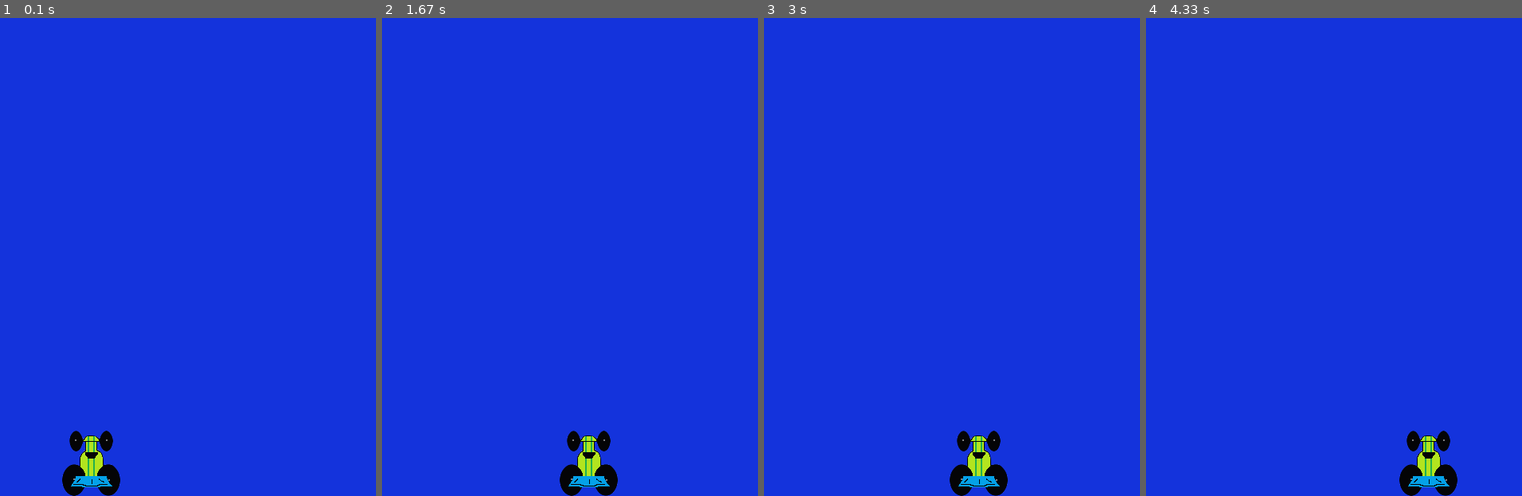
Above: before the commit, frames 1-4 (left to right).
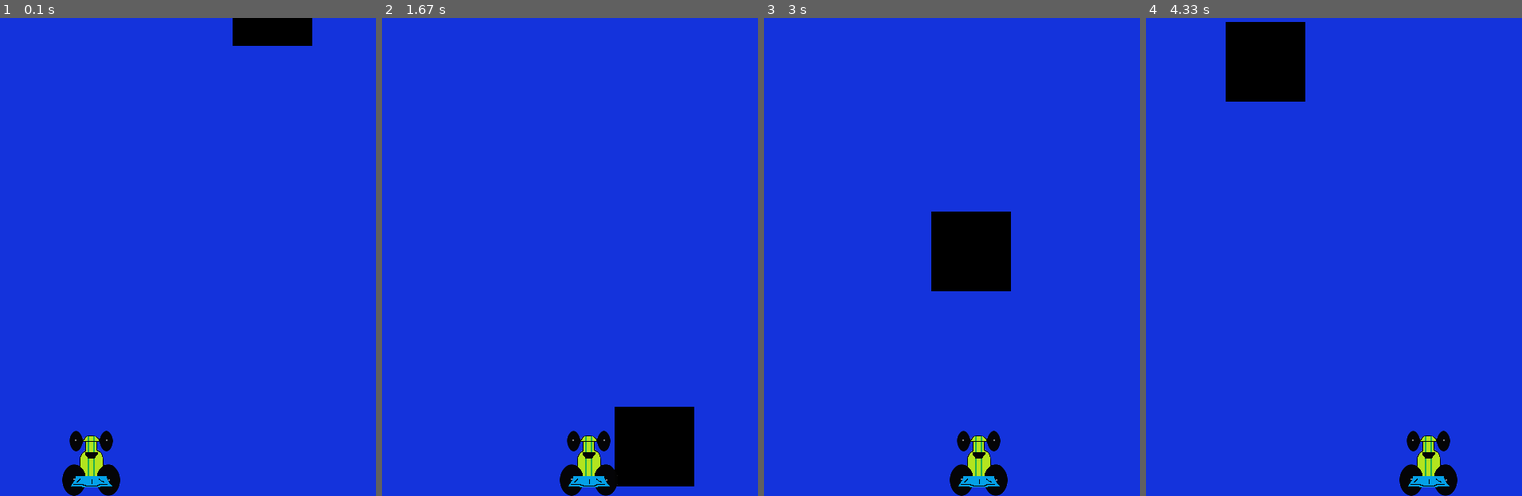
Above: after the commit, the same moments.

Repository: IsmaBH/Python-Pruebas
Game: pygame game, started from Pygame-Course/Coches.py
Two runs of this game, one before a commit and one after it. Both use one fixed random seed, a clock stepped at 60 frames per second and the inputs below.
Inputs:
- Up to frame 1 (0.1 s): no input
- Up to frame 2 (1.67 s): hold Right 0.33-0.8 s; hold Right 0.83-1.3 s; hold Left from 1.33 s (still down)
- Up to frame 3 (3 s): release Left at 1.87 s; hold Left 1.9-2.3 s; hold Right 2.33-2.97 s
- Up to frame 4 (4.33 s): hold Left 3-3.47 s; hold Right 3.5-3.97 s; hold Right from 4 s (still down)

The runs differ from the first frame. In frame 1, 1.2% of the frame differs, in the area x 61-84%, y 0-6%; in frame 2, 3.5%; in frame 3, 3.5%, in the area x 44-66%, y 40-58%; in frame 4, 3.5%.

Commit message:
Se agrega la caida de bloques

Diff:
--- a/Pygame-Course/Coches.py
+++ b/Pygame-Course/Coches.py
@@ -1,6 +1,7 @@
 #Juego de coches y obstaculo
 import pygame, sys
-#Variables
+import random
+#Variables para el coche
 ANCHO_V = 800
 ALTURA_V = 600
 choque = False
@@ -12,9 +13,19 @@
 x = (ANCHO_V - imagen_coche.get_width()) // 2
 y = (ALTURA_V - imagen_coche.get_height())
 tiempo = pygame.time.Clock()
+#Variables para los bloques del juego
+bloque_velocidad = 7
+bloque_alto = 100
+bloque_ancho = 100
+bloque_inicio_y = -bloque_alto
+bloque_inicio_x = random.randint(0,ANCHO_V - bloque_ancho)
+bloque_color = BLACK
 #Funciones del juego
 def dibujaCoche(pos_x,pos_y):
 	canvas.blit(imagen_coche, (pos_x,pos_y))
+#Funciones para el bloque
+def bloque(bloque_x, bloque_y, bloque_ancho, bloque_alto, color):
+	pygame.draw.rect(canvas,color,(bloque_x,bloque_y, bloque_ancho, bloque_alto))
 #Inicializacion de las variables de ventana
 pygame.init()
 canvas = pygame.display.set_mode((ANCHO_V,ALTURA_V))
@@ -32,8 +43,19 @@
 		if evento.type == pygame.KEYUP:
 			if (evento.key == pygame.K_LEFT or evento.key == pygame.K_RIGHT):
 				incremento_x = 0
-	x = x + incremento_x
+	#Se debe comprobar los limites de la pantalla
+	if (x + incremento_x >= 0) and (x + imagen_coche.get_width() + incremento_x < ANCHO_V) :
+		x = x + incremento_x
+	#Actualiza la posicion del bloque
+	bloque_inicio_y += bloque_velocidad
+	#Comprobamos los limites
+	if bloque_inicio_y > ALTURA_V:
+	 	bloque_inicio_y = -bloque_alto
+	 	bloque_inicio_x = random.randint(0,ANCHO_V - bloque_ancho)
+	#Se dibuja el plano de juego
 	canvas.fill(SKY_BLUE)
+	#Aqui se dibuja el bloque
+	bloque(bloque_inicio_x,bloque_inicio_y,bloque_ancho,bloque_alto, bloque_color)
 	dibujaCoche(x,y)
 	pygame.display.update()
 	tiempo.tick(50)
